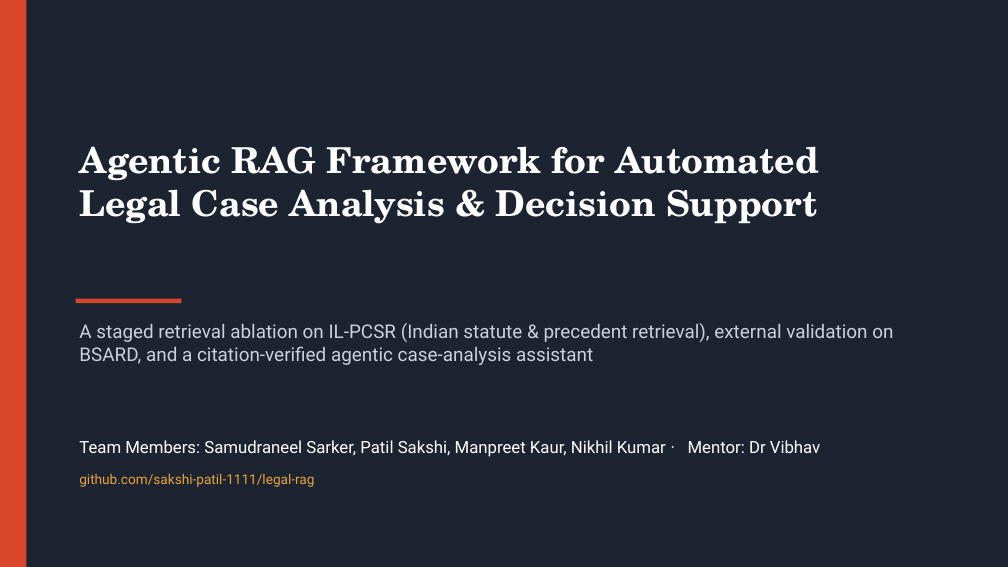
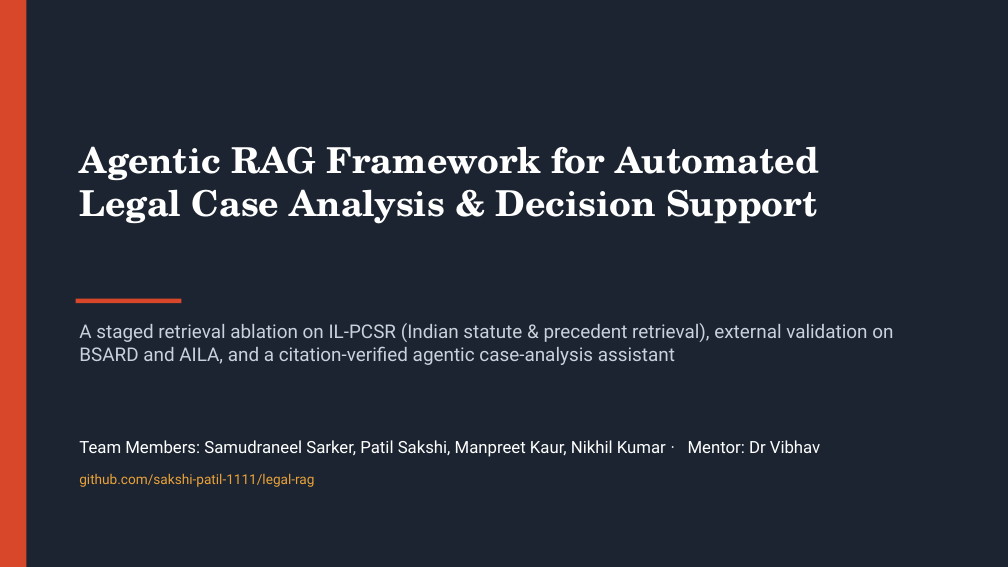
Before and after one commit to sakshi-patil-1111/legal-rag, a slide deck: slide 1 of BTech_Latex_Report/Legal_RAG_Project.pptx. Drawn at 1008x567 pixels with LibreOffice and Linux fonts; fonts in the diff are those of the drawing. Boxes give left, top, right and bottom in pixels: in the first picture for what was removed or moved away, otherwise in the second. Text is boxed around its words. In the diff, an @@ line names an element or a change of style, - is before the commit and + after.

```diff
--- a/BTech_Latex_Report/Legal_RAG_Project.pptx
+++ b/BTech_Latex_Report/Legal_RAG_Project.pptx
@@ text at box(79, 323, 893, 365): text changed @@
-A staged retrieval ablation on IL-PCSR (Indian statute & precedent retrieval), external validation on BSARD, and a citation-verified agentic case-analysis assistant
+A staged retrieval ablation on IL-PCSR (Indian statute & precedent retrieval), external validation on BSARD and AILA, and a citation-verified agentic case-analysis assistant
```
Also in this commit, not shown: 14 other slides changed, 4 slides added, 1 slide removed.
